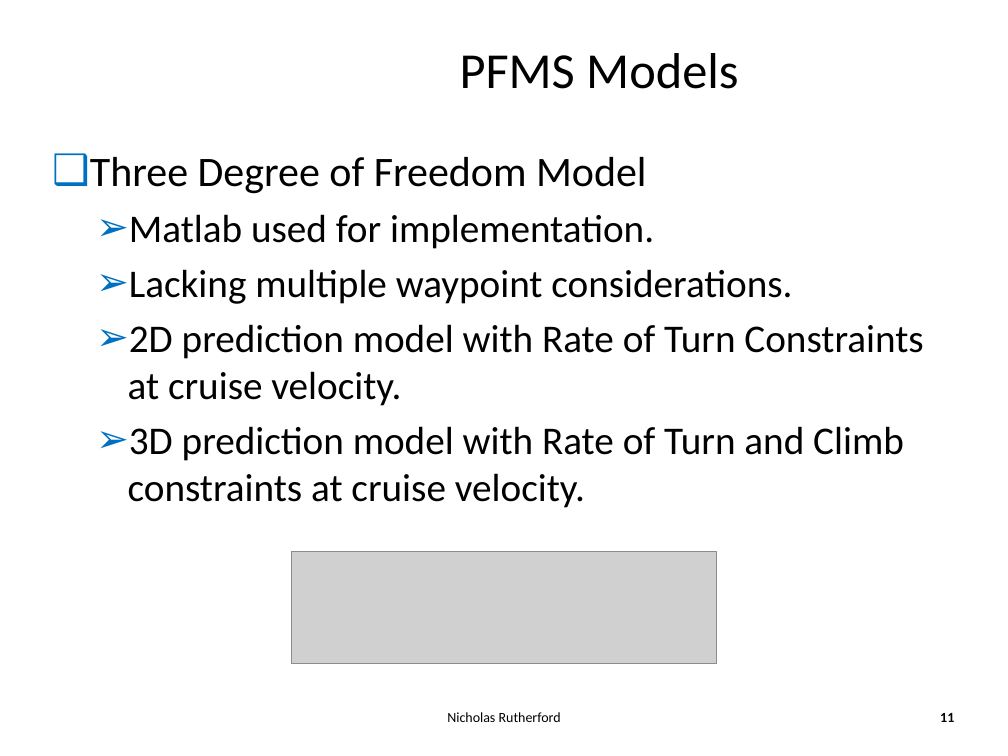
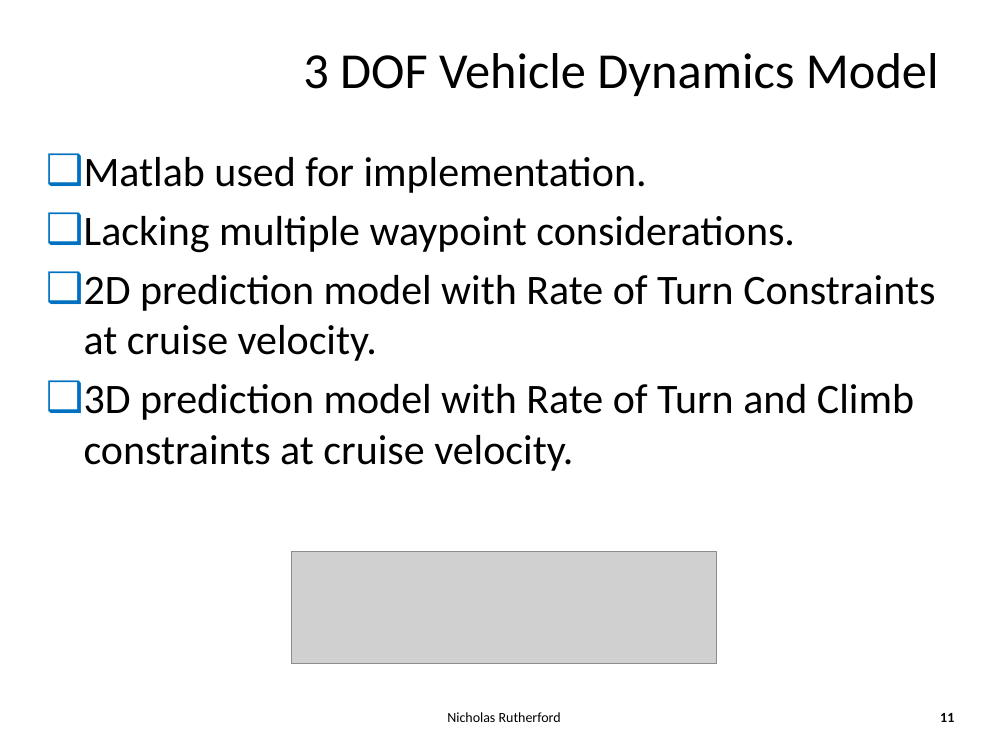
Before and after one commit to ArnCarveris/qut-pfms, a slide deck: slide 11 of docproject/PFMS Smartskies Presentation Semester 1.pptx. Drawn at 1008x756 pixels with LibreOffice and Linux fonts; fonts in the diff are those of the drawing; grey boxes stand for pictures; background and template pictures are left out. Boxes give left, top, right and bottom in pixels: in the first picture for what was removed or moved away, otherwise in the second. Text is boxed around its words. In the diff, an @@ line names an element or a change of style, - is before the commit and + after.

```diff
--- a/docproject/PFMS Smartskies Presentation Semester 1.pptx
+++ b/docproject/PFMS Smartskies Presentation Semester 1.pptx
@@ title at <box>303,53,939,96</box>: text changed @@
-PFMS Models
+3 DOF Vehicle Dynamics Model
@@ text "Matlab used for implementation." at <box>84,157,935,471</box>: size 28 to 30 pt; bullet ➢ to ❑; list level 2 to 1 in "Matlab used for implementation."; list level 2 to 1 in "Lacking multiple waypoint considerations."; list level 2 to 1 in "2D prediction model with Rate ..."; list level 2 to 1 in "3D prediction model with Rate ..." @@
@@ text at <box>90,157,647,194</box>: paragraph removed @@
-❑ Three Degree of Freedom Model
```
Also in this commit, not shown: 12 other slides changed, 1 slide removed.
